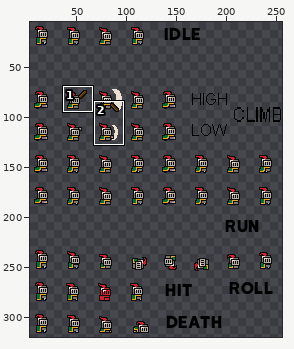
Edited in one commit: sprite sheet (Assets/sprites/knight.png). The first picture is a wide view before the edit; the outline marks the close-up.
Close-up. As it was:
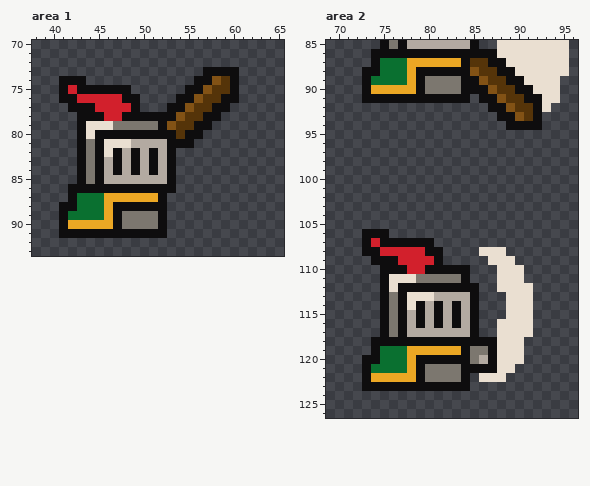
The file is 256x320 pixels. Pixels under 10% opacity are left out. Shown: area 1: x 38..65, y 70..93; area 2: x 69..96, y 85..126. The wide view leaves out empty margins.
New version:
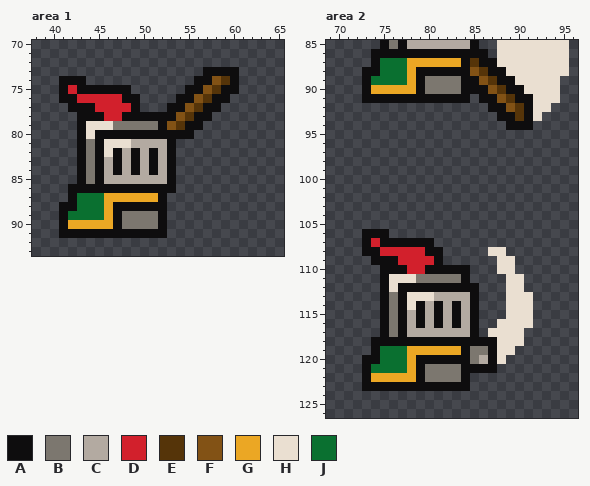
Palette (. is transparent): A #0e0d0e  B #7c776f  C #b3aaa1  D #d2202c  E #553409  F #825215  G #eba724  H #eadfd1  J #0a7030
Commit message: Made climbing stick smaller
Diff:
Area 1:
y 75: x 59 E -> A
y 76: x 58 E -> A; x 60 A -> .
y 77: x 57 E -> A; x 59 A -> .
y 78: x 56 E -> A; x 58 A -> .
y 79: x 55 E -> A; x 57 A -> .
y 80: x 54 E -> A; x 56 A -> .
y 81: x 54..55 AA -> ..
Area 2:
y 86: x 87 A -> .
y 87: x 86 E -> A; x 88 A -> H
y 88: x 87 E -> A; x 89 A -> H
y 89: x 88 E -> A; x 90 A -> H
y 90: x 89 E -> A; x 91 A -> H
y 91: x 90 E -> A; x 92 A -> H
y 92: x 91..92 EA -> AH
y 93: x 90..92 FEA -> EAH
y 94: x 92 A -> .
y 108: x 86 H -> .
y 109: x 87 H -> .
y 110: x 90 H -> .
y 111: x 88 H -> .
y 112: x 88 H -> .; x 91 H -> .
y 117: x 87 . -> H; x 91 H -> .
y 119: x 90 H -> .
y 120: x 89..90 HH -> ..
y 121: x 88..89 HH -> ..
y 122: x 86..88 HHH -> ...
Boxes around the changes in both close-ups, in picture pixels (x1, y1, x2, y2):
changed: (176, 85, 239, 148)
changed: (479, 49, 542, 130)
changed: (479, 247, 533, 382)
